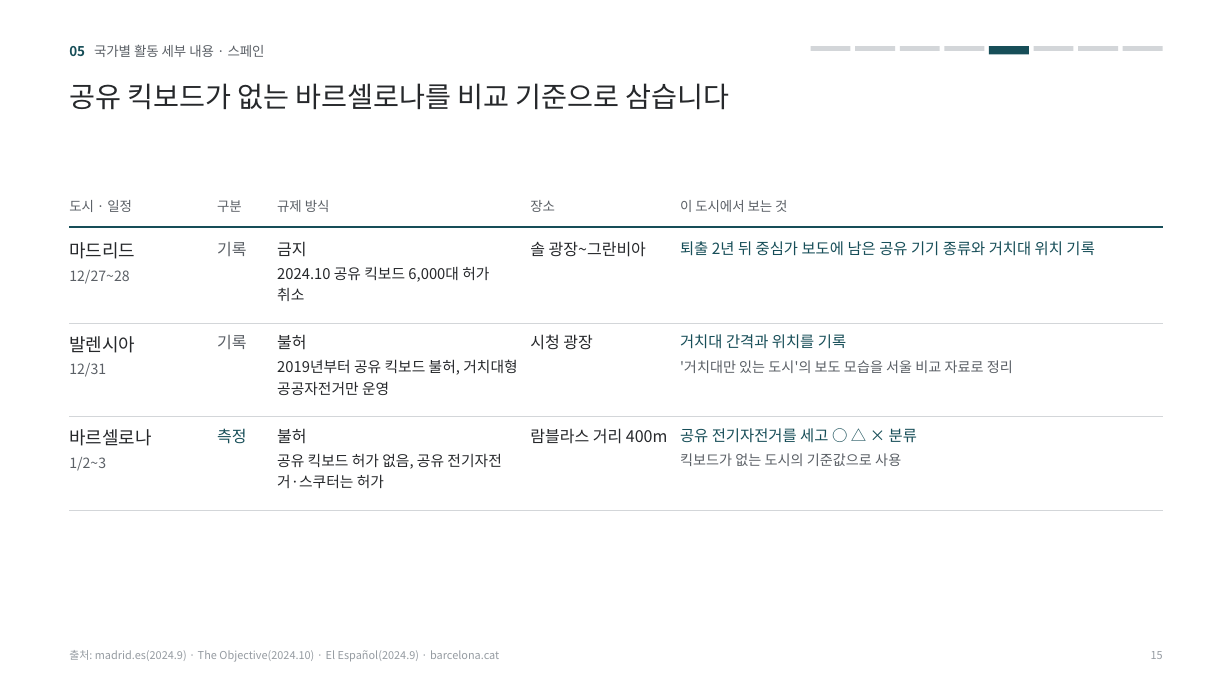
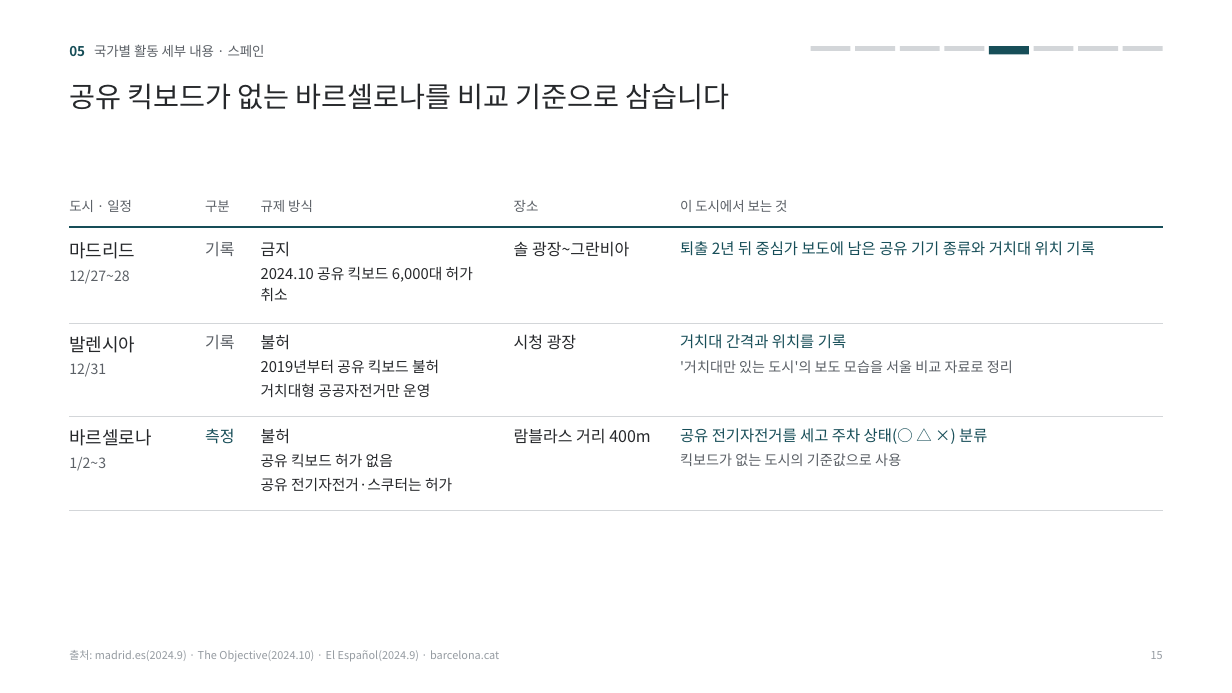
Before and after one commit to hyojoon62/Claude, a slide deck: slide 15 of 프로젝트계획서_별지_사실확인반영.pptx. Drawn at 1232x693 pixels with LibreOffice and Linux fonts; fonts in the diff are those of the drawing. Boxes give left, top, right and bottom in pixels: in the first picture for what was removed or moved away, otherwise in the second. Text is boxed around its words. In the diff, an @@ line names an element or a change of style, - is before the commit and + after.

```diff
--- a/프로젝트계획서_별지_사실확인반영.pptx
+++ b/프로젝트계획서_별지_사실확인반영.pptx
@@ text "구분": place and size @@
-text "구분" at [217, 200, 242, 212]
+text "구분" at [205, 200, 230, 212]
@@ text "장소": place and size @@
-text "장소" at [530, 200, 555, 212]
+text "장소" at [514, 200, 539, 212]
@@ text "기록": place and size @@
-text "기록" at [217, 242, 246, 256]
+text "기록" at [205, 242, 234, 256]
@@ text "솔 광장~그란비아": place and size @@
-text "솔 광장~그란비아" at [530, 241, 646, 257]
+text "솔 광장~그란비아" at [514, 241, 629, 257]
@@ text "기록": place and size @@
-text "기록" at [217, 335, 246, 349]
+text "기록" at [205, 335, 234, 349]
@@ text "시청 광장": place and size @@
-text "시청 광장" at [530, 334, 592, 350]
+text "시청 광장" at [514, 334, 576, 350]
@@ text at [261, 359, 439, 397]: text changed @@
-2019년부터 공유 킥보드 불허, 거치대형 공공자전거만 운영
+2019년부터 공유 킥보드 불허
+거치대형 공공자전거만 운영
@@ text "측정": place and size @@
-text "측정" at [217, 428, 246, 444]
+text "측정" at [205, 428, 234, 444]
@@ 4 texts: place and size @@
-4 texts at [277, 200, 517, 488]
+4 texts at [261, 200, 473, 491]
@@ text "람블라스 거리 400m": place and size @@
-text "람블라스 거리 400m" at [530, 428, 668, 444]
+text "람블라스 거리 400m" at [514, 428, 651, 444]
@@ text at [680, 428, 987, 444]: text changed @@
-공유 전기자전거를 세고 ○ △ × 분류
+공유 전기자전거를 세고 주차 상태(○ △ ×) 분류
@@ text at [261, 453, 452, 491]: text changed @@
-공유 킥보드 허가 없음, 공유 전기자전거·스쿠터는 허가
+공유 킥보드 허가 없음
+공유 전기자전거·스쿠터는 허가
```
Also in this commit, not shown: 7 other slides changed, 3 other files.
